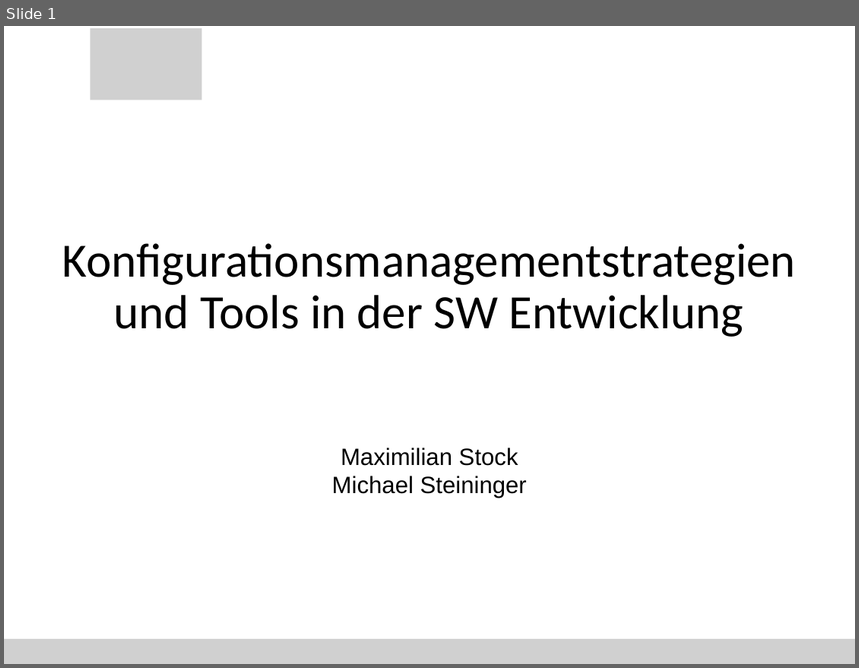
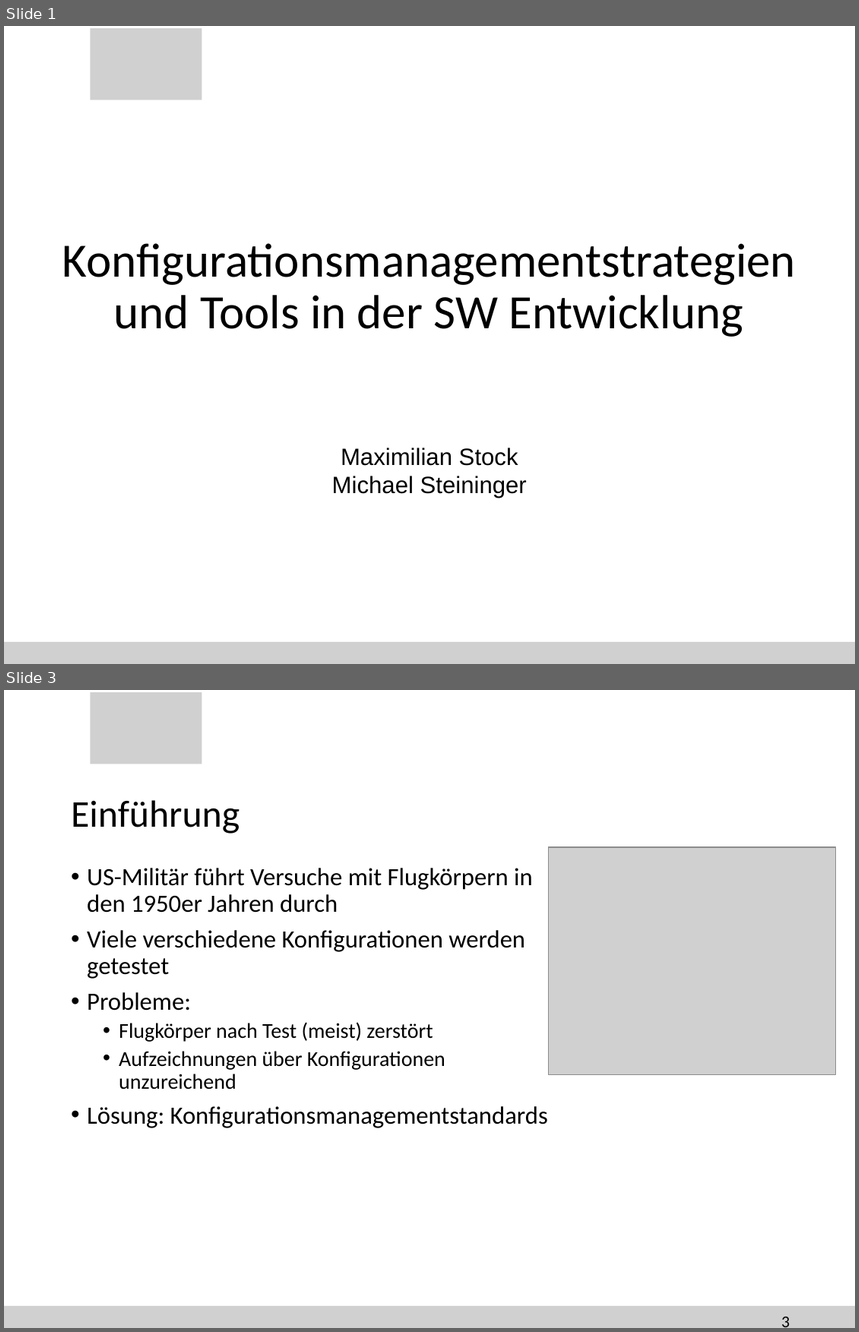
Before and after one commit to SteiMi/swm-seminar, a slide deck: Präsentation/seminar.pptx. Shown one above the other, each under a label of ours: slide 1 before the commit, slides 1 and 3 after it; the slides between them are not shown. The pictures are 859x668 and 859x1332 pixels, drawn with LibreOffice and Linux fonts; fonts in the diff are those of the drawing; grey boxes stand for pictures; background and template pictures are left out. Boxes give left, top, right and bottom in pixels: in the first picture for what was removed or moved away, otherwise in the second. Text is boxed around its words. In the diff, an @@ line names an element or a change of style, - is before the commit and + after.

```diff
--- a/Präsentation/seminar.pptx
+++ b/Präsentation/seminar.pptx
@@ slide 3 added at box(4, 690, 855, 1328), background #FFFFFF; not listed: 2 template elements that a slide beside it also shows @@
@@ title added at box(71, 800, 240, 834), 32 pt, text #000000 @@
+Einführung
@@ picture added at box(548, 847, 835, 1075) @@
@@ text added at box(87, 868, 548, 1129), 21 pt, text #000000 @@
+• US-Militär führt Versuche mit Flugkörpern in den 1950er Jahren durch
+• Viele verschiedene Konfigurationen werden getestet
+• Probleme:
+  • Flugkörper nach Test (meist) zerstört
+  • Aufzeichnungen über Konfigurationen unzureichend
+• Lösung: Konfigurationsmanagementstandards
@@ page number added at box(781, 1317, 790, 1328), 14 pt, text #000000 @@
+3
@@ slide 1 changed as well @@
@@ rectangle: place and size @@
-rectangle at box(4, 639, 855, 664)
+rectangle at box(4, 642, 855, 664)
```
Also in this commit, not shown: 1 other slide added, 4 slides removed, 1 other file.
